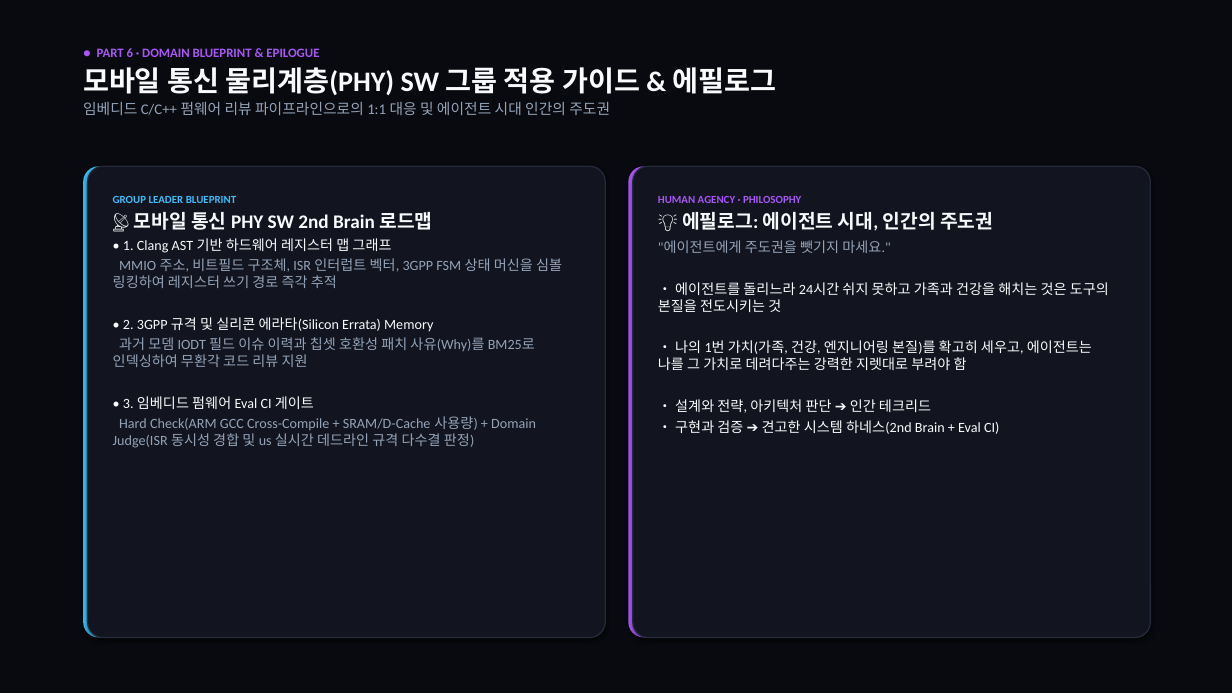
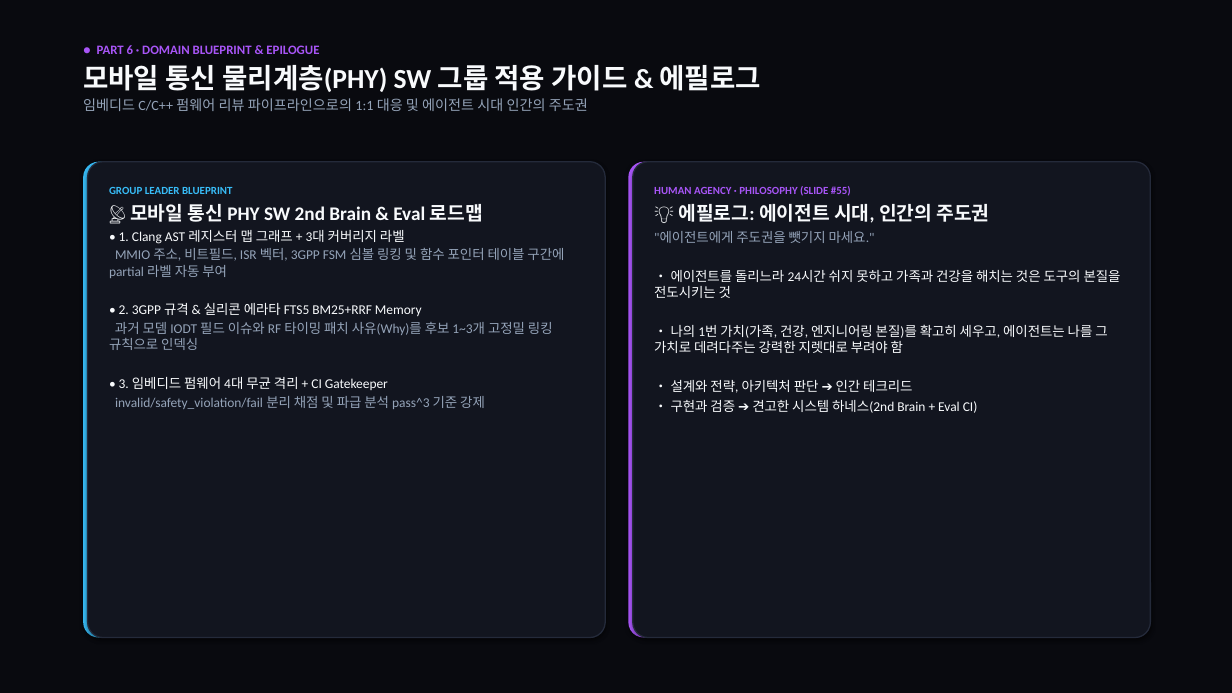
Before and after one commit to KIHOKIL/MyWiki, a slide deck: slide 10 of _sources/Study/AI-Lectures/실밸개발자/20261108_2ndBrain_and_Eval/08_Bento_Grid_Presentation.pptx (slide 9 before the commit). Drawn at 1232x693 pixels with LibreOffice and Linux fonts; fonts in the diff are those of the drawing. Boxes give left, top, right and bottom in pixels: in the first picture for what was removed or moved away, otherwise in the second. Text is boxed around its words. In the diff, an @@ line names an element or a change of style, - is before the commit and + after.

Commit message:
docs(lecture): sync 68 instructor slides, second-brain-eval-kit code & 4-pillar isolation across all MD/HTML/PPTX/PDF formats

```diff
--- a/_sources/Study/AI-Lectures/실밸개발자/20261108_2ndBrain_and_Eval/08_Bento_Grid_Presentation.pptx
+++ b/_sources/Study/AI-Lectures/실밸개발자/20261108_2ndBrain_and_Eval/08_Bento_Grid_Presentation.pptx
@@ text at [83, 65, 761, 111]: size 22 to 21.5 pt in "모바일 통신 물리계층(PHY) SW 그룹 적용 가이드 ..."; size 11.5 to 11 pt in "임베디드 C/C++ 펌웨어 리뷰 파이프라인으로의 1:1 대응 ..." @@
@@ rounded rectangle: place and size @@
-rounded rectangle at [83, 166, 605, 638]
+rounded rectangle at [83, 162, 605, 638]
@@ rounded rectangle: place and size @@
-rounded rectangle at [88, 166, 605, 638]
+rounded rectangle at [88, 162, 605, 638]
@@ rounded rectangle: place and size @@
-rounded rectangle at [628, 166, 1151, 638]
+rounded rectangle at [628, 162, 1151, 638]
@@ proportions changed in 4 elements at [83, 162, 605, 638], [628, 162, 1151, 638], [88, 162, 605, 638], [633, 162, 1151, 638] @@
@@ rounded rectangle: place and size @@
-rounded rectangle at [633, 166, 1151, 638]
+rounded rectangle at [633, 162, 1151, 638]
@@ text at [109, 204, 564, 409]: text changed; size 11 to 10.5 pt @@
-📡 모바일 통신 PHY SW 2nd Brain 로드맵
-• 1. Clang AST 기반 하드웨어 레지스터 맵 그래프
-MMIO 주소, 비트필드 구조체, ISR 인터럽트 벡터, 3GPP FSM 상태 머신을 심볼 링킹하여 레지스터 쓰기 경로 즉각 추적
-• 2. 3GPP 규격 및 실리콘 에라타(Silicon Errata) Memory
-과거 모뎀 IODT 필드 이슈 이력과 칩셋 호환성 패치 사유(Why)를 BM25로 인덱싱하여 무환각 코드 리뷰 지원
-• 3. 임베디드 펌웨어 Eval CI 게이트
-Hard Check(ARM GCC Cross-Compile + SRAM/D-Cache 사용량) + Domain Judge(ISR 동시성 경합 및 us 실시간 데드라인 규격 다수결 판정)
+📡 모바일 통신 PHY SW 2nd Brain & Eval 로드맵
+• 1. Clang AST 레지스터 맵 그래프 + 3대 커버리지 라벨
+MMIO 주소, 비트필드, ISR 벡터, 3GPP FSM 심볼 링킹 및 함수 포인터 테이블 구간에 partial 라벨 자동 부여
+• 2. 3GPP 규격 & 실리콘 에라타 FTS5 BM25+RRF Memory
+과거 모뎀 IODT 필드 이슈와 RF 타이밍 패치 사유(Why)를 후보 1~3개 고정밀 링킹 규칙으로 인덱싱
+• 3. 임베디드 펌웨어 4대 무균 격리 + CI Gatekeeper
+invalid/safety_violation/fail 분리 채점 및 파급 분석 pass^3 기준 강제
@@ text "GROUP LEADER BLUEPRINT": place and size @@
-text "GROUP LEADER BLUEPRINT" at [113, 196, 562, 448]
+text "GROUP LEADER BLUEPRINT" at [109, 187, 564, 409]
@@ text at [654, 186, 851, 196]: text changed @@
-HUMAN AGENCY · PHILOSOPHY
+HUMAN AGENCY · PHILOSOPHY (SLIDE #55)
@@ text "HUMAN AGENCY · PHILOSOPHY (SLIDE ...": place and size @@
-text "HUMAN AGENCY · PHILOSOPHY (SLIDE ..." at [658, 196, 1109, 434]
+text "HUMAN AGENCY · PHILOSOPHY (SLIDE ..." at [654, 186, 1121, 413]
@@ text at [654, 231, 1121, 413]: size 11 to 10.5 pt in ""에이전트에게 주도권을 뺏기지 마세요."", "• 에이전트를 돌리느라 24시간 쉬지 못하고 가족과 ...", "• 나의 1번 가치(가족, 건강, 엔지니어링 본질)를 ...", "• 설계와 전략, 아키텍처 판단 ➔ 인간 ..." and 1 more places; less space between paragraphs @@
```
Also in this commit, not shown: 7 other slides changed, 2 slides added, 1 slide removed, 24 other files.
